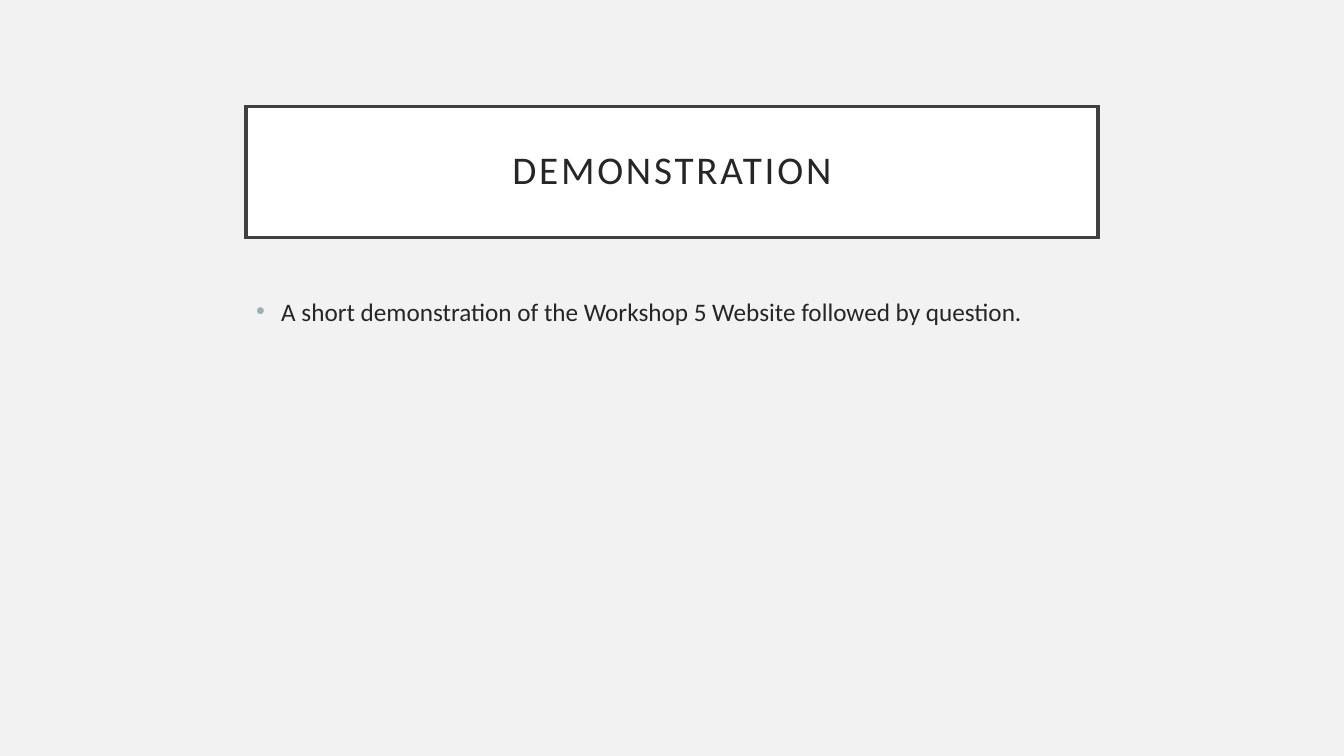
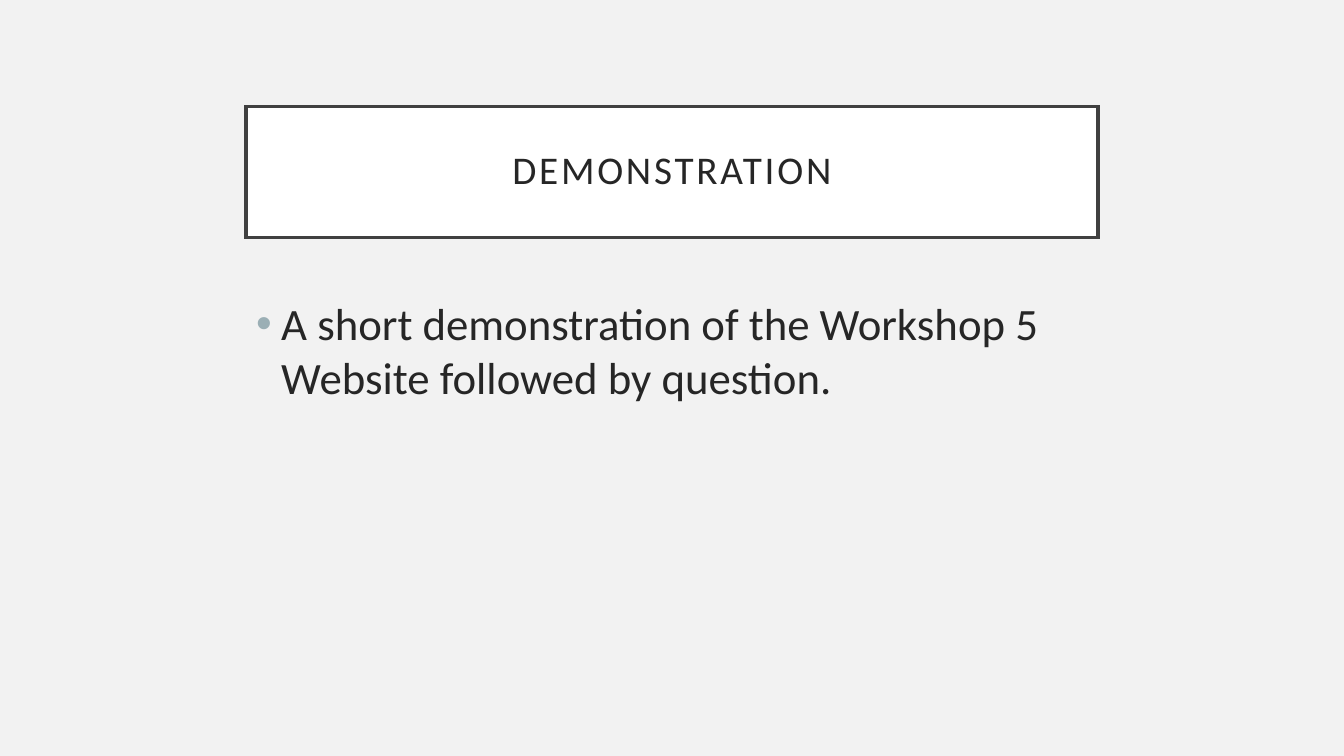
Before and after one commit to Sarah-Hanson/ThreadedProject-Workshop5, a slide deck: slide 6 of Presentation.pptx. Drawn at 1344x756 pixels with LibreOffice and Linux fonts; fonts in the diff are those of the drawing. Boxes give left, top, right and bottom in pixels: in the first picture for what was removed or moved away, otherwise in the second. Text is boxed around its words. In the diff, an @@ line names an element or a change of style, - is before the commit and + after.

```diff
--- a/Presentation.pptx
+++ b/Presentation.pptx
@@ text "A short demonstration of the ..." at (281, 309, 1038, 402): size 18 to 32 pt @@
```
Also in this commit, not shown: 4 other slides changed.
